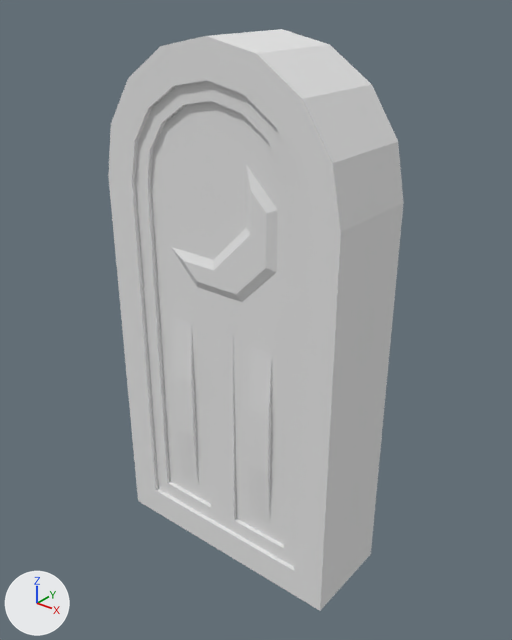
Two versions of the OBJ model The_Dune_Project/Assets/Models/env/Modular Temple/Wall_Straight_Door_Moon.obj, one commit apart.
The view is the same before and after, from a 50 mm lens placed at (1.218, -1.982, 1.728), pointed at (0.02, -0.485, 0.799). The lights are fixed; the arrows at lower left show +X, +Y and +Z. Where no turn or scale is listed for an object, it has been applied to the vertices.

The scene before the commit, as lines of its bpy script (objects in view):
```python
mat_sandstone_4 = principled_material('Sandstone_4')
mat_sandstone_4.base_color = (0.8, 0.8, 0.8)  # white #e7e7e7
mat_sandstone_4.roughness = 1.0
mat_sandstone_5 = principled_material('Sandstone_5')
mat_sandstone_5.base_color = (0.8, 0.8, 0.8)  # white #e7e7e7
mat_sandstone_5.roughness = 1.0
mat_sandstone_6 = principled_material('Sandstone_6')
mat_sandstone_6.base_color = (0.8, 0.8, 0.8)  # white #e7e7e7
mat_sandstone_6.roughness = 1.0
me_object1 = bpy.data.meshes.new('object1')
me_object1.from_pydata(...)  # 226 vertices, 448 faces; spans x -0.4..0.4, y -0.65..-0.35, z 0.0..1.6
# faces by material slot: [226, 128, 94]
me_object1.materials.append(mat_sandstone_6)  # white #e7e7e7
me_object1.materials.append(mat_sandstone_4)  # white #e7e7e7
me_object1.materials.append(mat_sandstone_5)  # white #e7e7e7
ob_object1 = bpy.data.objects.new('object1', me_object1)
ob_object1.location = (0.0, 0.0, 0.0)
```
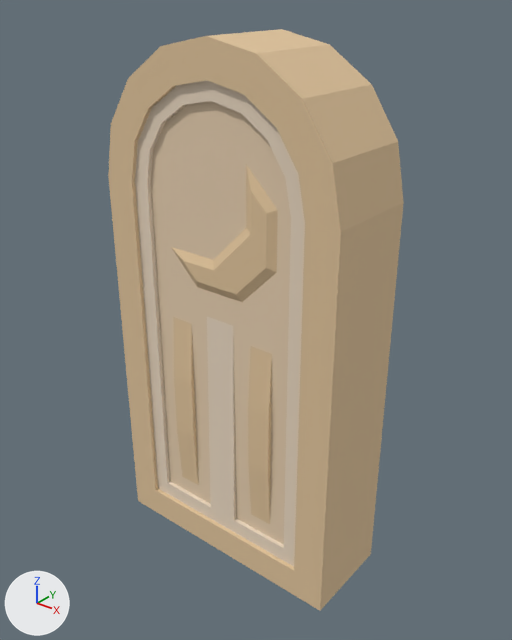
What differs and where, as boxes (x1, y1, x2, y2) in the pictures (512 x 640 px):
```json
{"object": "object1", "change": "recoloured", "before": [108, 29, 404, 611], "after": [108, 29, 404, 611], "on screen": "white to beige"}
```

Edits to the scene script, one JSON object a line:
```json
{"op": "set", "path": "mat_sandstone_6.base_color", "old": "(0.8, 0.8, 0.8)", "new": "(0.761, 0.561, 0.337)", "note": "white #e7e7e7 -> beige #e2c59d"}
{"op": "set", "path": "mat_sandstone_4.base_color", "old": "(0.8, 0.8, 0.8)", "new": "(0.835, 0.698, 0.545)", "note": "white #e7e7e7 -> beige #ecdac3"}
{"op": "set", "path": "mat_sandstone_5.base_color", "old": "(0.8, 0.8, 0.8)", "new": "(0.8, 0.627, 0.439)", "note": "white #e7e7e7 -> beige #e7cfb1"}
```
